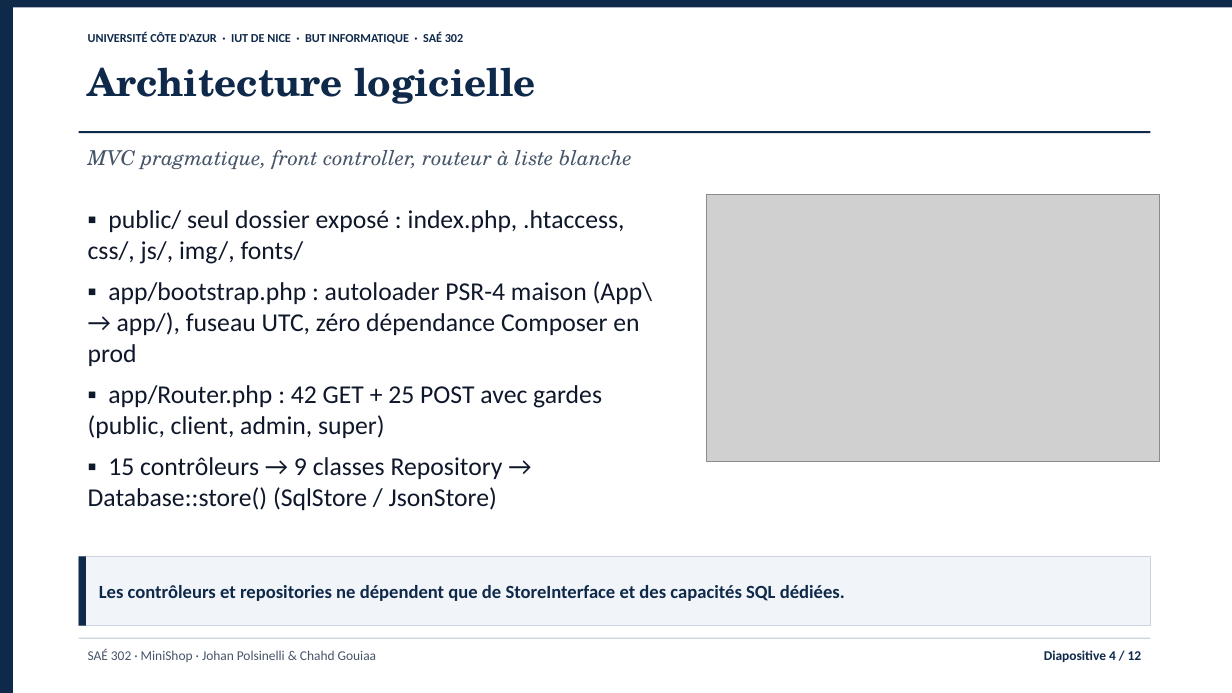
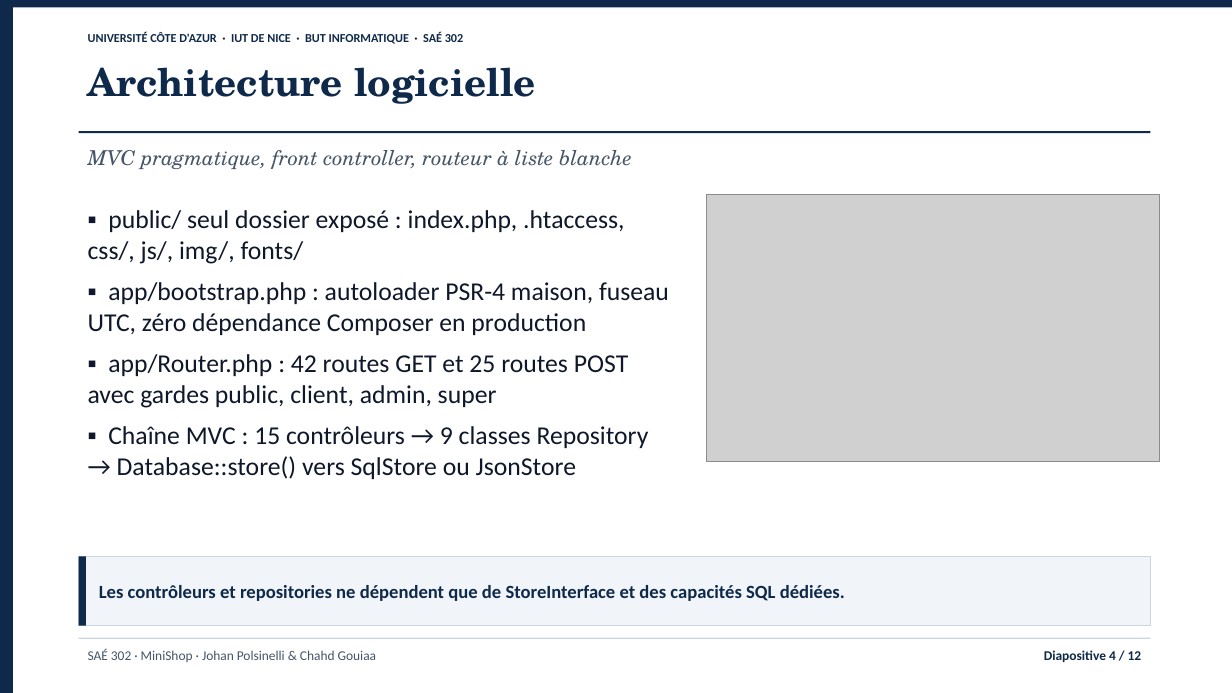
Before and after one commit to jojo8356/SAE-302, a slide deck: slide 4 of livrables/minishop-soutenance.pptx. Drawn at 1232x693 pixels with LibreOffice and Linux fonts; fonts in the diff are those of the drawing; grey boxes stand for pictures. Boxes give left, top, right and bottom in pixels: in the first picture for what was removed or moved away, otherwise in the second. Text is boxed around its words. In the diff, an @@ line names an element or a change of style, - is before the commit and + after.

```diff
--- a/livrables/minishop-soutenance.pptx
+++ b/livrables/minishop-soutenance.pptx
@@ text at (88, 282, 669, 479): text changed @@
-▪ app/bootstrap.php : autoloader PSR-4 maison (App\ → app/), fuseau UTC, zéro dépendance Composer en prod
-▪ app/Router.php : 42 GET + 25 POST avec gardes (public, client, admin, super)
-▪ 15 contrôleurs → 9 classes Repository → Database::store() (SqlStore / JsonStore)
+▪ app/bootstrap.php : autoloader PSR-4 maison, fuseau UTC, zéro dépendance Composer en production
+▪ app/Router.php : 42 routes GET et 25 routes POST avec gardes public, client, admin, super
+▪ Chaîne MVC : 15 contrôleurs → 9 classes Repository → Database::store() vers SqlStore ou JsonStore
```
Also in this commit, not shown: 10 other slides changed, 4 other files.
